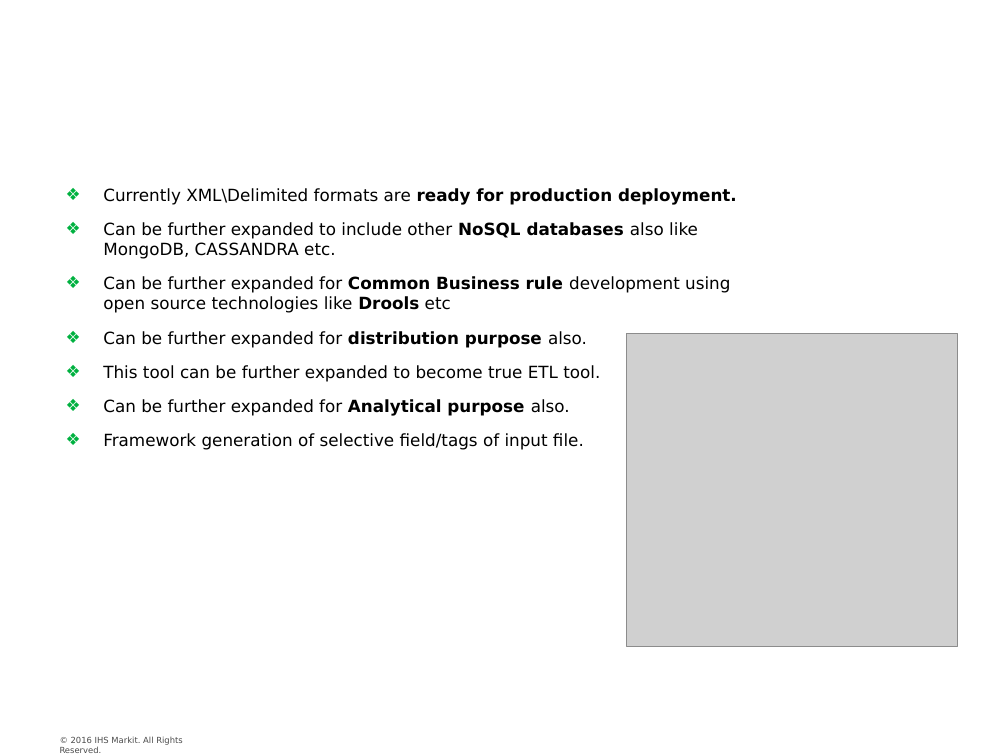
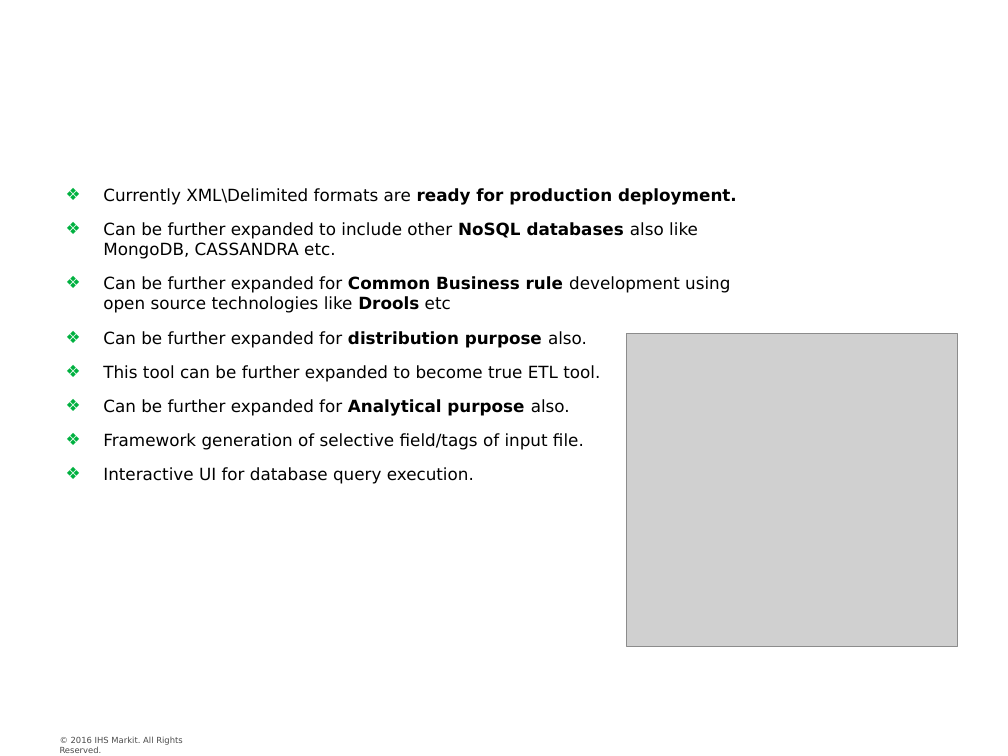
Before and after one commit to nitinsingh008/XML-Analytics, a slide deck: slide 4 of Document/XAP/Markit Technovation-XAP Final- 1.0v.ppt. Drawn at 1008x756 pixels with LibreOffice and Linux fonts; fonts in the diff are those of the drawing; grey boxes stand for pictures; background and template pictures are left out. Boxes give left, top, right and bottom in pixels: in the first picture for what was removed or moved away, otherwise in the second. Text is boxed around its words. In the diff, an @@ line names an element or a change of style, - is before the commit and + after.

```diff
--- a/Document/XAP/Markit Technovation-XAP Final- 1.0v.ppt
+++ b/Document/XAP/Markit Technovation-XAP Final- 1.0v.ppt
@@ text at [103,467,474,484]: paragraph added @@
+❖ Interactive UI for database query execution.
```
Also in this commit, not shown: 2 other slides changed.
